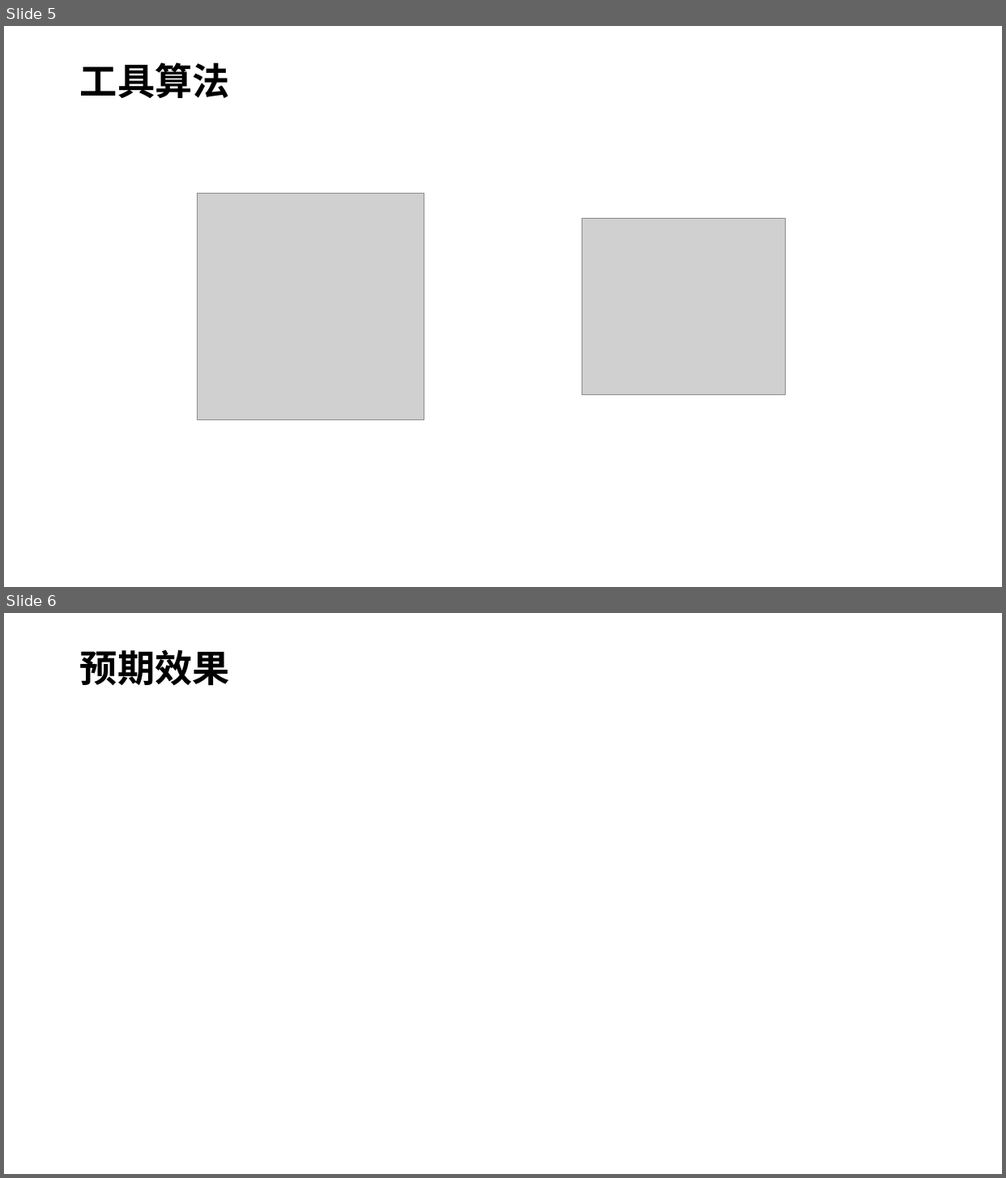
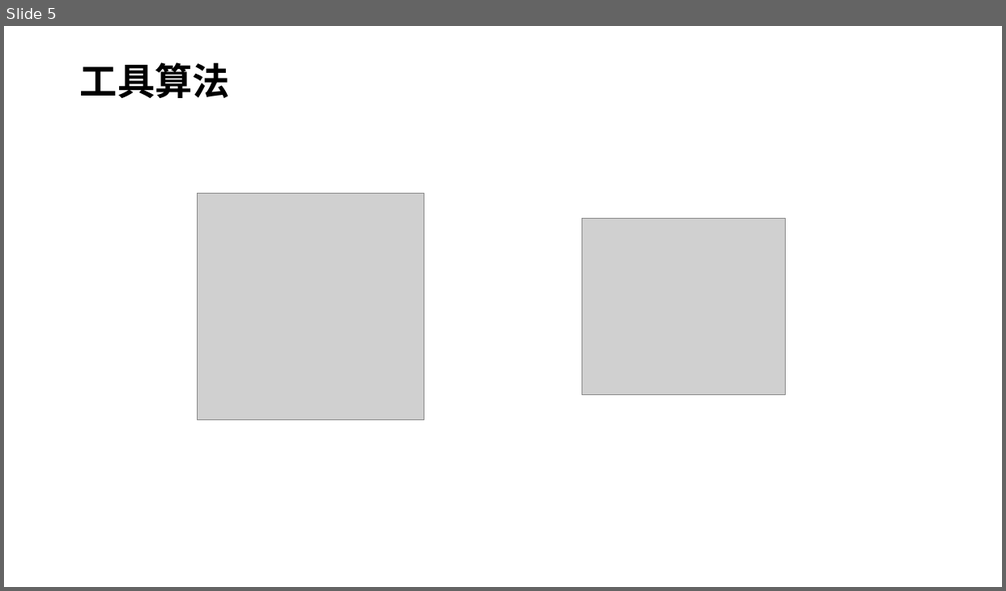
Before and after one commit to EgodPrime/DSPCourseDesign, a slide deck: 最菜文档/开题报告.pptx. Shown one above the other, each under a label of ours: slides 5 and 6 before the commit, slide 5 after it. The pictures are 1006x1178 and 1006x591 pixels, drawn with LibreOffice and Linux fonts; fonts in the diff are those of the drawing; grey boxes stand for pictures. Boxes give left, top, right and bottom in pixels: in the first picture for what was removed or moved away, otherwise in the second. Text is boxed around its words. In the diff, an @@ line names an element or a change of style, - is before the commit and + after.

```diff
--- a/最菜文档/开题报告.pptx
+++ b/最菜文档/开题报告.pptx
@@ slide 6 removed at (x1=4, y1=613, x2=1002, y2=1174), background #FFFFFF @@
@@ title removed at (x1=80, y1=649, x2=230, y2=686) @@
-预期效果
```
Also in this commit, not shown: 3 slides added, 5 other files.
